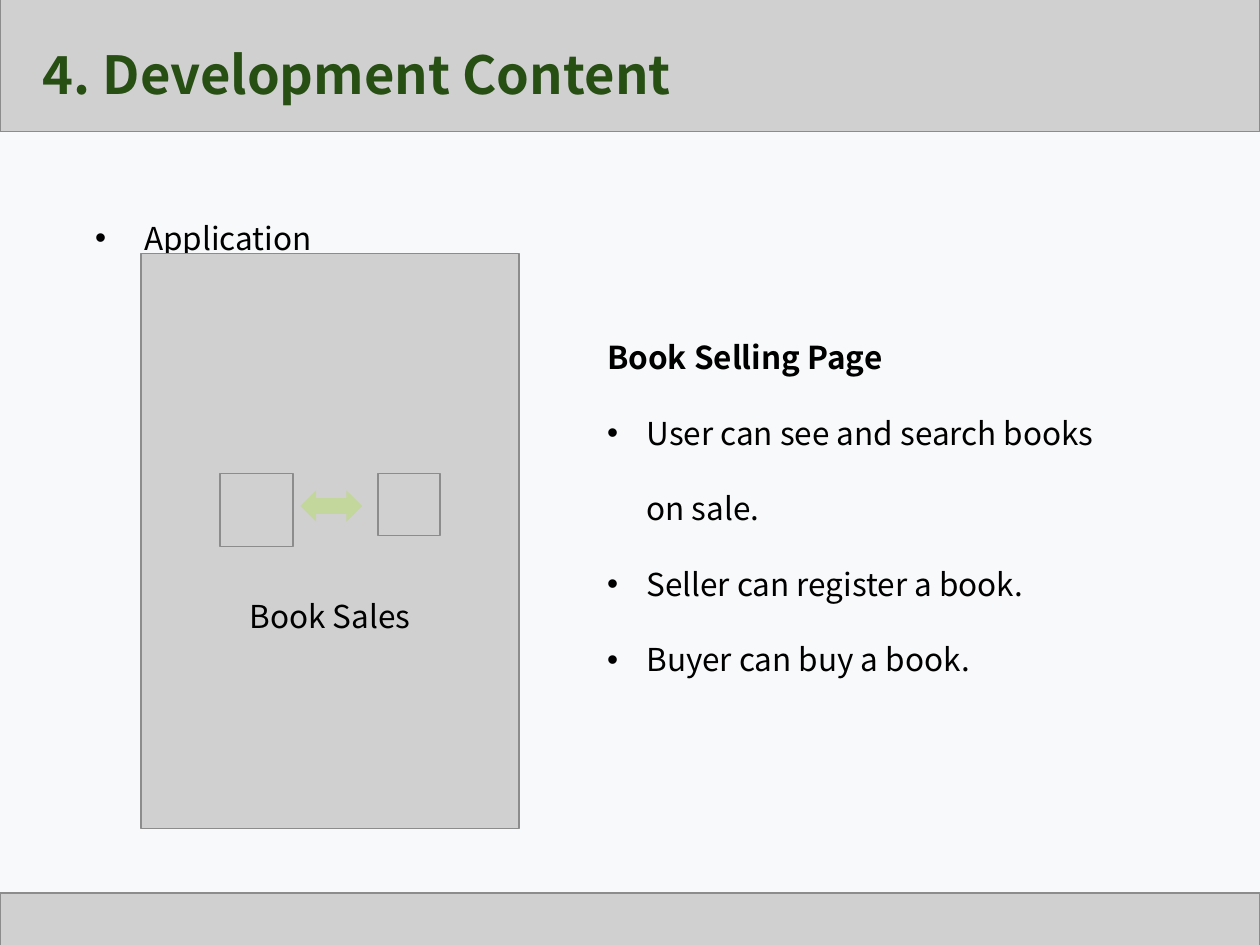
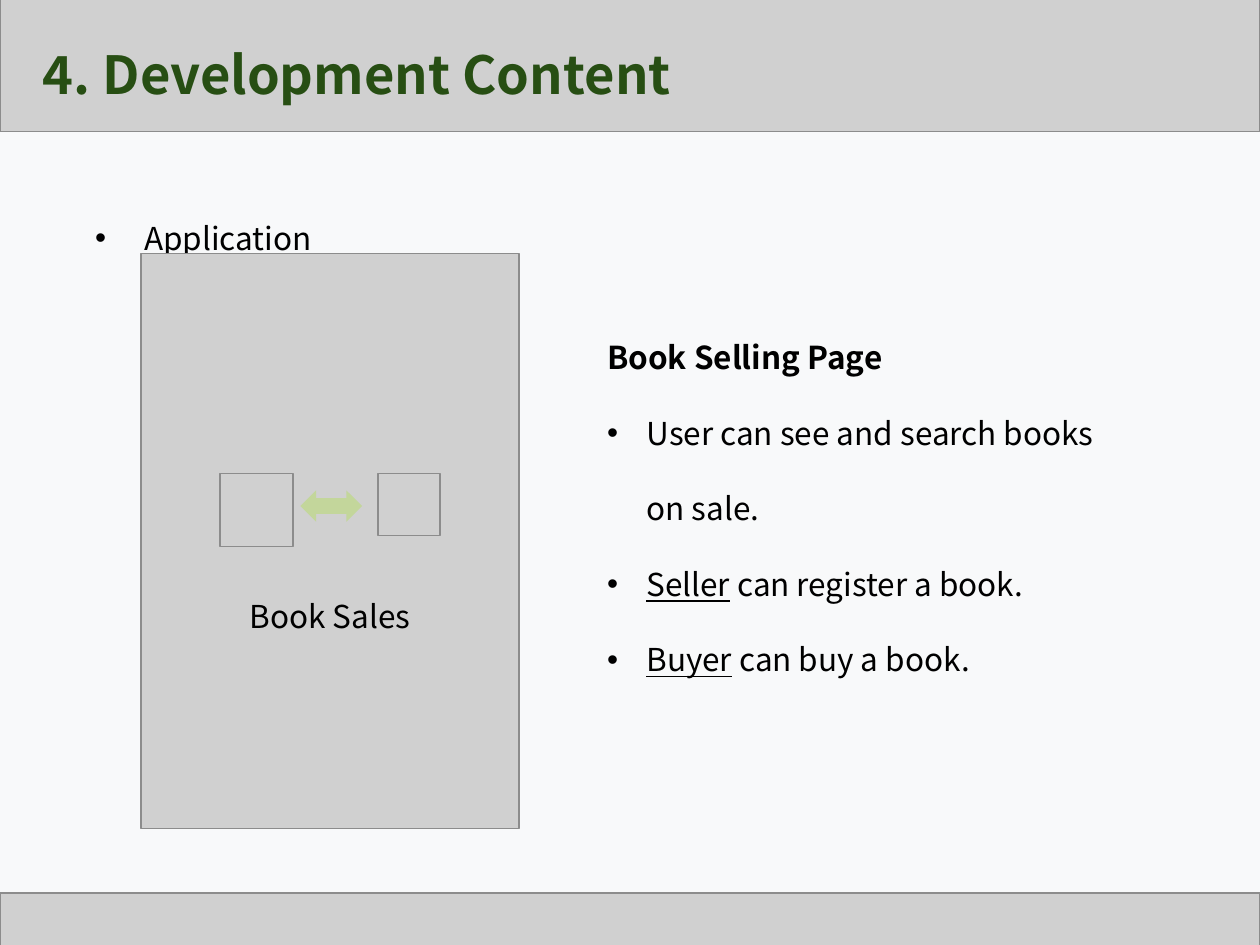
Before and after one commit to Team-GoNaMi/Docs, a slide deck: slide 14 of PPT/Team1_Presentation Material_3rd Week.pptx (slide 10 before the commit). Drawn at 1260x945 pixels with LibreOffice and Linux fonts; fonts in the diff are those of the drawing; grey boxes stand for pictures. Boxes give left, top, right and bottom in pixels: in the first picture for what was removed or moved away, otherwise in the second. Text is boxed around its words. In the diff, an @@ line names an element or a change of style, - is before the commit and + after.

```diff
--- a/PPT/Team1_Presentation Material_3rd Week.pptx
+++ b/PPT/Team1_Presentation Material_3rd Week.pptx
@@ text at (646, 571, 1023, 679): underline on in "Seller", "Buyer" @@
```
Also in this commit, not shown: 15 other slides changed, 6 slides added, 1 other file.
